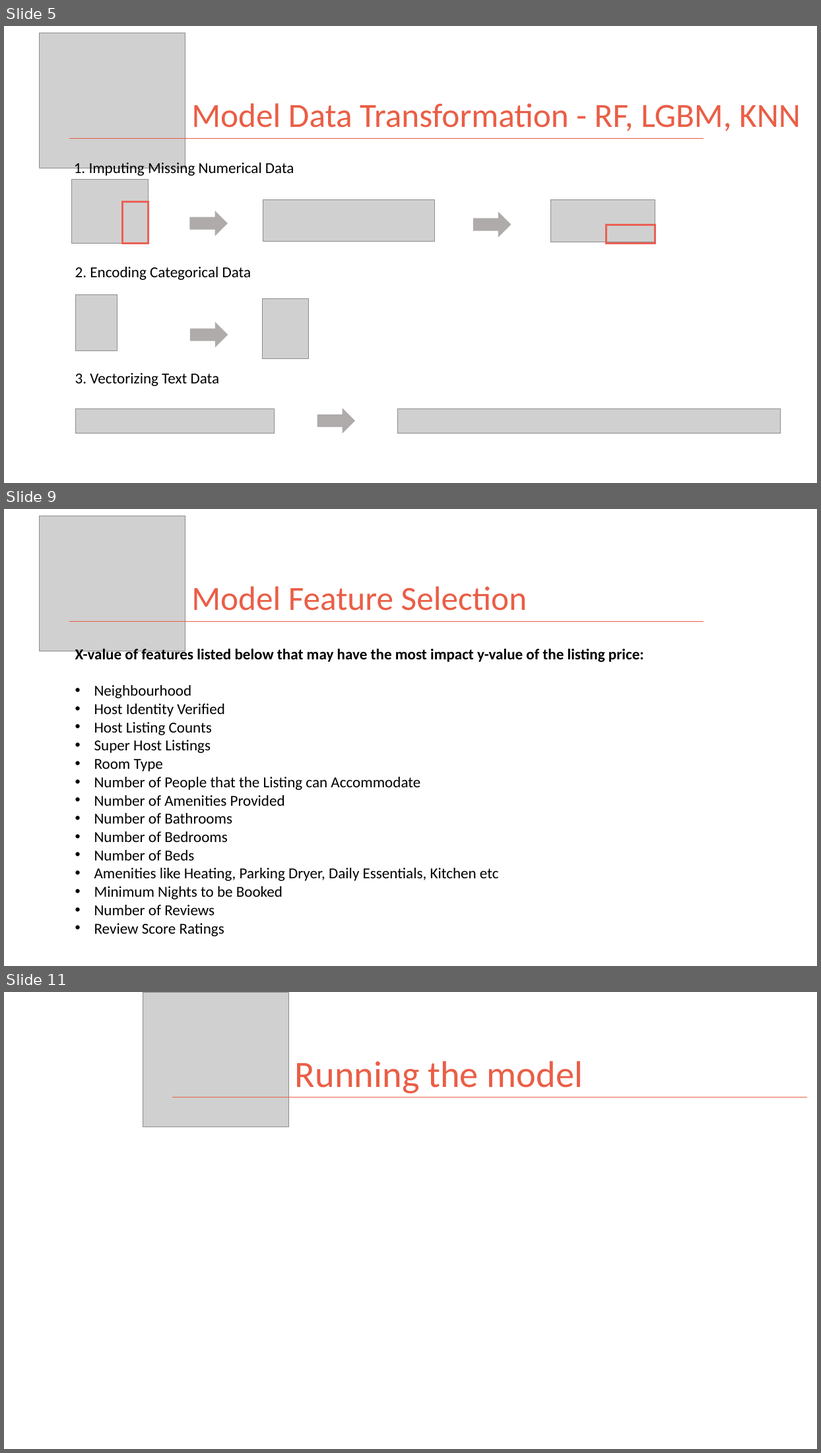
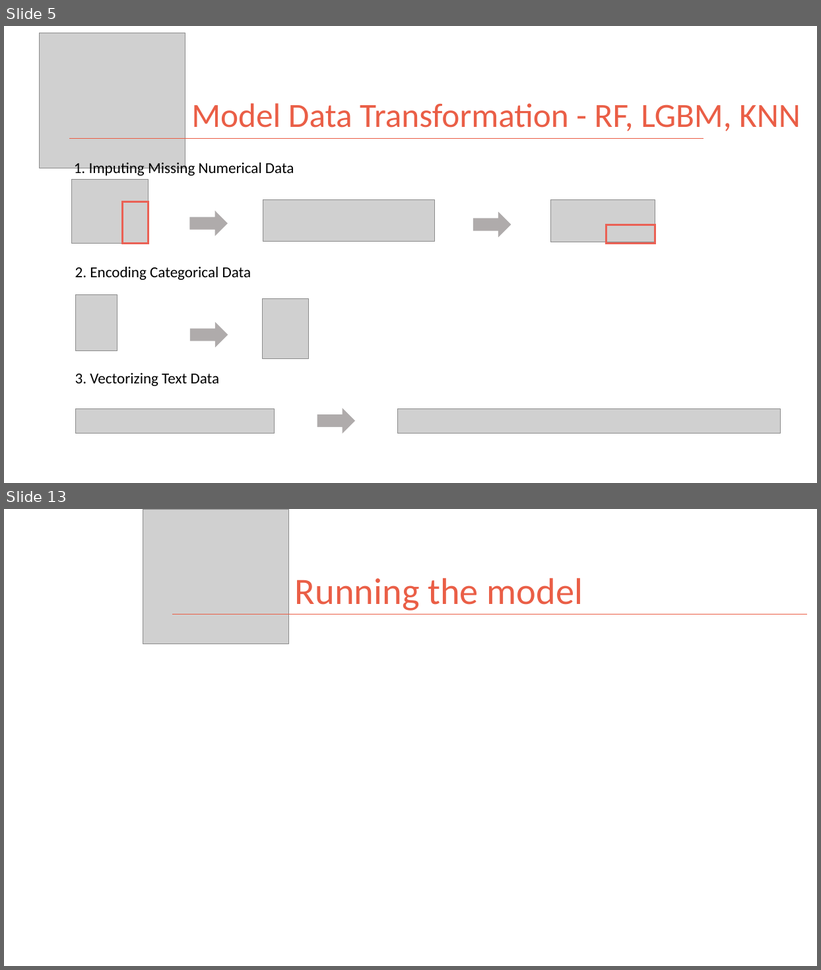
Before and after one commit to kman4/AirbnbPredictions, a slide deck: Airbnb Price Predictions (Model).pptx. Shown one above the other, each under a label of ours: slides 5, 9 and 11 before the commit, slides 5 and 13 after it; the slides between them are not shown. The pictures are 821x1453 and 821x970 pixels, drawn with LibreOffice and Linux fonts; fonts in the diff are those of the drawing; grey boxes stand for pictures. Boxes give left, top, right and bottom in pixels: in the first picture for what was removed or moved away, otherwise in the second. Text is boxed around its words. In the diff, an @@ line names an element or a change of style, - is before the commit and + after.

```diff
--- a/Airbnb Price Predictions (Model).pptx
+++ b/Airbnb Price Predictions (Model).pptx
@@ slide 9 removed at <box>4,509,817,966</box>, background #FFFFFF @@
@@ picture removed at <box>40,516,185,651</box> @@
@@ title removed at <box>191,586,527,611</box> @@
-Model Feature Selection
@@ line removed from (69, 621) to (704, 621) @@
@@ text removed at <box>75,646,644,937</box> @@
-X-value of features listed below that may have the most impact y-value of the listing price:
-• Neighbourhood
-• Host Identity Verified
-• Host Listing Counts
-• Super Host Listings
-• Room Type
-• Number of People that the Listing can Accommodate
-• Number of Amenities Provided
-• Number of Bathrooms
-• Number of Bedrooms
-• Number of Beds
-• Amenities like Heating, Parking Dryer, Daily Essentials, Kitchen etc
-• Minimum Nights to be Booked
-• Number of Reviews
-• Review Score Ratings
@@ what was slide 11 is now slide 13 @@
```
Also in this commit, not shown: 5 slides changed, 3 slides added, 1 other slide removed, 1 other file.
